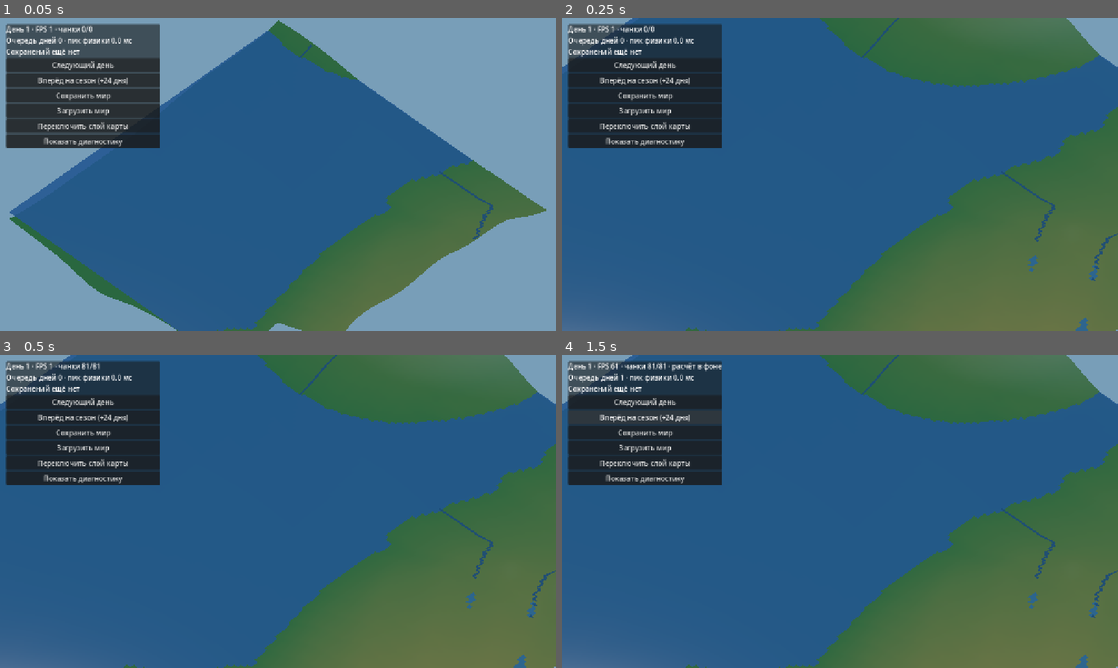
Above: before the commit, frames 1-4 (two rows, left to right).
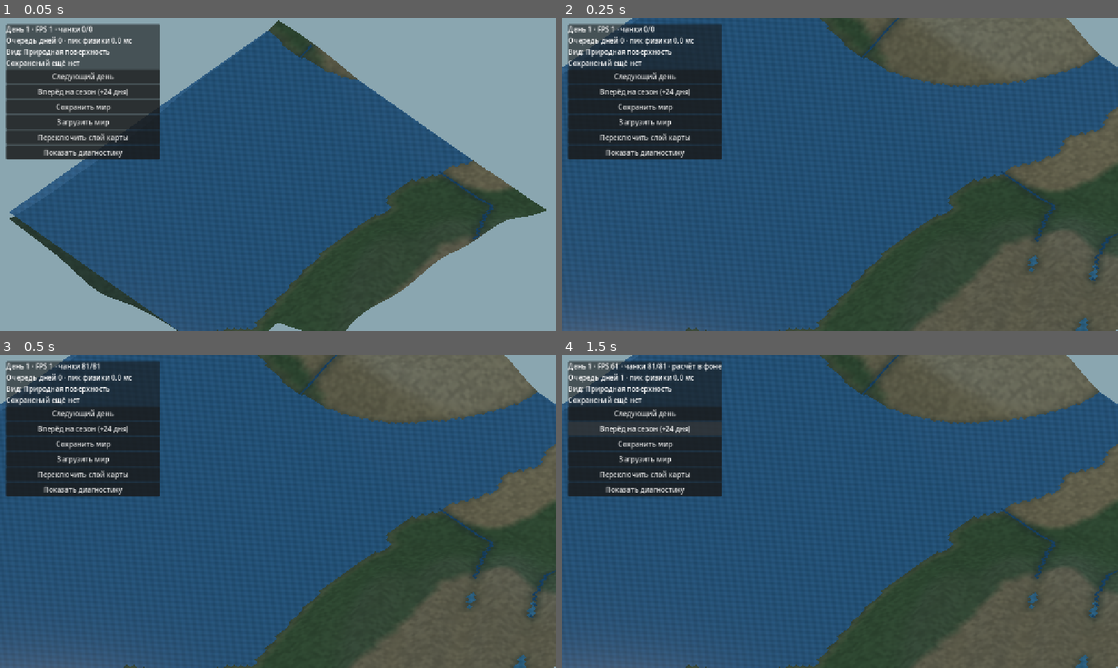
Above: after the commit, the same moments.

Repository: cyrox007/lands-and-ages
Game: Godot game, scene res://scenes/world.tscn
Two runs of this game, one before a commit and one after it. Both use one fixed random seed, a clock stepped at 60 frames per second and the inputs below.
Inputs:
- Up to frame 1 (0.05 s): no input
- Up to frame 2 (0.25 s): no input
- Up to frame 3 (0.5 s): no input
- Up to frame 4 (1.5 s): click "Следующий день" at 0.5 s; click "Вперёд на сезон (+24 дня)" at 1.25 s

The runs differ from the first frame. In frame 1, 24% of the frame differs, in the area x 1-99%, y 0-100%; in frame 2, 41%; in frame 3, 41%, in the area x 0-100%, y 0-100%; in frame 4, 40%.

Commit message:
feat(visual): природный вид по умолчанию, GPU-материалы и улучшенное освещение

Diff:
--- a/godot/scripts/world.gd
+++ b/godot/scripts/world.gd
@@ -6,6 +6,8 @@
 const WorldMap = preload("res://scripts/world_map.gd")
 const Relief = preload("res://scripts/relief.gd")
 const Chunk = preload("res://scripts/chunk.gd")
+const NaturalGroundShader = preload("res://shaders/natural_ground.gdshader")
+const NaturalWaterShader = preload("res://shaders/natural_water.gdshader")
 const Hydrology = preload("res://scripts/hydrology.gd")
 const WaterMesh = preload("res://scripts/water_mesh.gd")
 const Boundary = preload("res://scripts/world_boundary.gd")
@@ -19,6 +21,11 @@
 const WorldSave = preload("res://scripts/world_save.gd")
 
 const VIEW_RADIUS := 4
+const VIEW_NAMES := [
+	"Природная поверхность", "Грунты", "Влажность",
+	"Температура", "Климатические области", "Снег",
+	"Перенос наносов", "Вода и паводки"
+]
 const MAX_BUILDS_PER_FRAME := 8
 const MESH_BUDGET_US := 4200
 const CAMERA_SPEED := 32.0
@@ -39,7 +46,7 @@
 var _lightning_life := 0.0
 var _process_status := "Естественные процессы ещё не изменяли рельеф"
 var _last_event := "Изменений ландшафта нет"
-var _view_mode := 4
+var _view_mode := 0
 var _days_pending := 0
 var _day_runner: RefCounted
 var _day_task_id := -1
@@ -53,11 +60,12 @@
 var _storage_request := ""
 var _storage_status := "Сохранений ещё нет"
 var _save_path: String = WorldSave.SAVE_PATH
-var _water_material: StandardMaterial3D
+var _water_material: ShaderMaterial
 var _center := Vector2.ZERO
 var _camera: Camera3D
 var _terrain_holder: Node3D
-var _ground_material: StandardMaterial3D
+var _ground_material: ShaderMaterial
+var _debug_ground_material: StandardMaterial3D
 var _active: Dictionary = {}
 var _pending: Array[Vector2i] = []
 var _terrain_dirty := {}
@@ -120,32 +128,33 @@
 	_lightning_light.visible = false
 	add_child(_lightning_light)
 	var world_light := DirectionalLight3D.new()
-	world_light.rotation_degrees = Vector3(-48, -40, 0)
-	world_light.light_energy = 1.15
+	world_light.rotation_degrees = Vector3(-54, -36, 0)
+	world_light.light_color = Color(1.0, 0.94, 0.84)
+	world_light.light_energy = 1.25
 	world_light.shadow_enabled = false
 	add_child(world_light)
 	var sky := WorldEnvironment.new()
 	var options := Environment.new()
 	options.background_mode = Environment.BG_COLOR
-	options.background_color = Color(0.47, 0.62, 0.72)
+	options.background_color = Color(0.54, 0.65, 0.69)
 	options.ambient_light_source = Environment.AMBIENT_SOURCE_COLOR
-	options.ambient_light_color = Color(0.80, 0.85, 0.92)
-	options.ambient_light_energy = 0.8
+	options.ambient_light_color = Color(0.74, 0.81, 0.85)
+	options.ambient_light_energy = 0.61
 	sky.environment = options
 	add_child(sky)
 
 
 func _setup_materials() -> void:
-	_ground_material = StandardMaterial3D.new()
-	_ground_material.vertex_color_use_as_albedo = true
-	_ground_material.roughness = 1.0
-	_ground_material.cull_mode = BaseMaterial3D.CULL_DISABLED
-	_water_material = StandardMaterial3D.new()
-	_water_material.vertex_color_use_as_albedo = true
-	_water_material.transparency = BaseMaterial3D.TRANSPARENCY_ALPHA
-	_water_material.roughness = 0.25
-	_water_material.cull_mode = BaseMaterial3D.CULL_DISABLED
-
+	# Фактура создаётся на GPU; физическое содержание вершин
+	# и диагностические палитры остаются без изменений.
+	_ground_material = ShaderMaterial.new()
+	_ground_material.shader = NaturalGroundShader
+	_debug_ground_material = StandardMaterial3D.new()
+	_debug_ground_material.vertex_color_use_as_albedo = true
+	_debug_ground_material.roughness = 1.0
+	_debug_ground_material.cull_mode = BaseMaterial3D.CULL_DISABLED
+	_water_material = ShaderMaterial.new()
+	_water_material.shader = NaturalWaterShader
 
 func _setup_interface() -> void:
 	var canvas_layer := CanvasLayer.new()
@@ -345,8 +354,9 @@
 	node.name = "Чанк_%d_%d" % [coord.x, coord.y]
 	var ground := MeshInstance3D.new()
 	ground.mesh = Chunk.create_mesh(coord.x, coord.y, 1, _world_model,
-		_surface, _view_mode, _climate)
-	ground.material_override = _ground_material
+		_surface, _view_mode, _climate, _hydro)
+	ground.material_override = _ground_material if _view_mode == 0 \
+		else _debug_ground_material
 	ground.cast_shadow = GeometryInstance3D.SHADOW_CASTING_SETTING_OFF
 	node.add_child(ground)
 	var water_mesh: ArrayMesh = WaterMesh.create_mesh(_world_model, _hydro, coord, _surface)
@@ -540,10 +550,11 @@
 	if _summary == null:
 		return
 	var phase := " · расчёт в фоне" if _day_task_id >= 0 else ""
-	_summary.text = "День %d · FPS %d · чанки %d/%d%s\nОчередь дней %d · пик физики %.1f мс\n%s" % [
+	_summary.text = "День %d · FPS %d · чанки %d/%d%s\nОчередь дней %d · пик физики %.1f мс\nВид: %s\n%s" % [
 		_last_completed_day, Engine.get_frames_per_second(), _active.size(),
 		_active.size() + _pending.size(), phase, _days_pending,
-		float(_peak_day_step_us) / 1000.0, _storage_status]
+		float(_peak_day_step_us) / 1000.0, VIEW_NAMES[_view_mode],
+		_storage_status]
 	# Даже диагностическая панель не читает модель одновременно
 	# с фоновым потоком, иначе возникнет гонка массивов.
 	if _day_task_id >= 0 or _debug_details == null \
